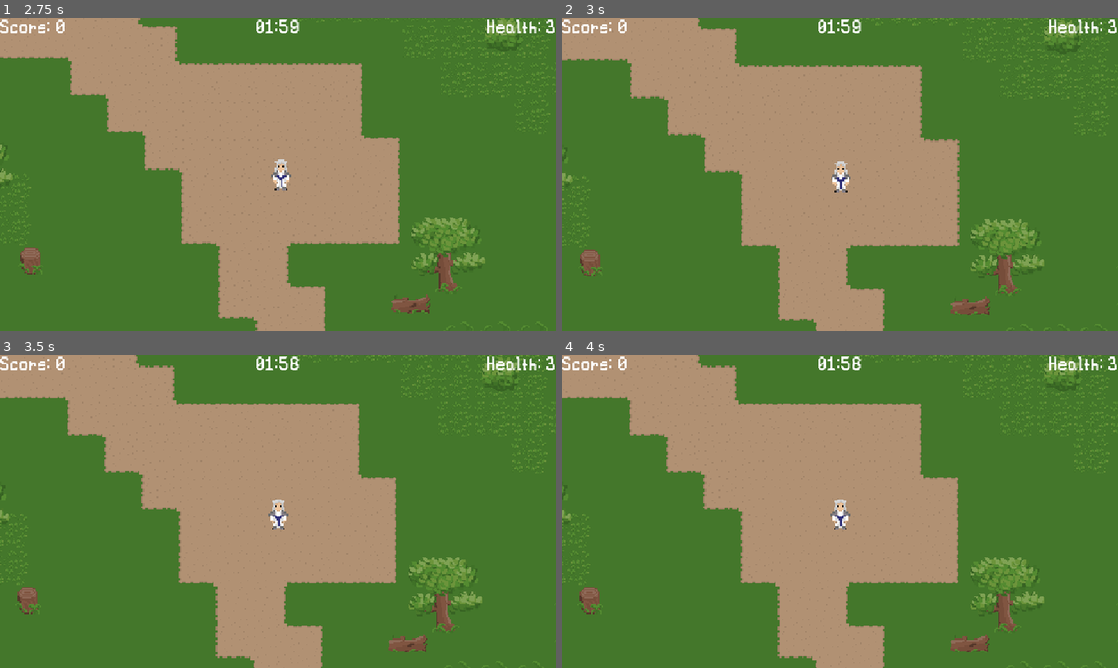
Above: before the commit, frames 1-4 (two rows, left to right).
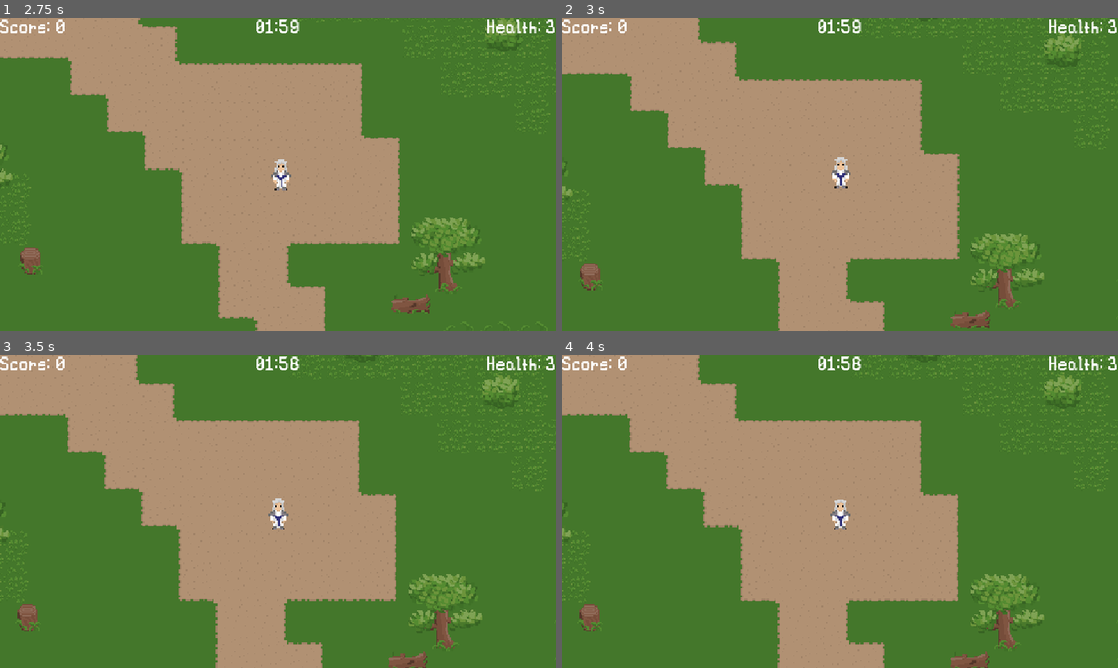
Above: after the commit, the same moments.

Repository: SethDotOrg/smallgame
Game: Godot game, scene res://Scenes/UI/main_menu.tscn
Two runs of this game, one before a commit and one after it. Both use one fixed random seed, a clock stepped at 60 frames per second and the inputs below.
Inputs:
- Up to frame 1 (2.75 s): click "Start Game" at 0.5 s; click "Forest" at 1.25 s; click "Sword" at 2 s
- Up to frame 2 (3 s): tap Enter at 2.75 s; hold Up (attack_up) from 2.78 s (still down); hold Space (secondary_attack) from 2.78 s (still down)
- Up to frame 3 (3.5 s): keep holding Up (attack_up); keep holding Space (secondary_attack)
- Up to frame 4 (4 s): keep holding Up (attack_up); release Space (secondary_attack) at 3.53 s; tap Space (secondary_attack) at 3.6 s

Frame 1 is identical in both runs. In frame 2, 8.9% of the frame differs, in the area x 0-100%, y 0-100%; in frame 3, 10%; in frame 4, 10%.

Commit message:
add movement change on attacks

Diff:
--- a/Scenes/Weapons/Sword.tscn
+++ b/Scenes/Weapons/Sword.tscn
@@ -337,6 +337,8 @@
 weapon_collision_shape_1 = NodePath("PivotPoint/Sword/Area2D/CollisionShape2D")
 weapon_spd_s_atk_1 = 1.5
 weapon_spd_s_atk_2 = 2.0
+attack_position_change_amount_primary = 7.0
+attack_position_change_amount_secondary = 15.0
 
 [node name="AnimationPlayerWeapon" type="AnimationPlayer" parent="."]
 libraries = {
--- a/Scripts/Weapons/BaseWeapon.gd
+++ b/Scripts/Weapons/BaseWeapon.gd
@@ -13,6 +13,8 @@
 @export var knockback_duration: float = 2
 @export var weapon_spd_s_atk_1: float = 1
 @export var weapon_spd_s_atk_2: float = 1
+@export var attack_position_change_amount_primary: float = 0
+@export var attack_position_change_amount_secondary: float = 0
 
 @onready var animation_player_weapon = $AnimationPlayerWeapon
 @onready var pivot_point = $PivotPoint
@@ -28,6 +30,7 @@
 		GlobalVariables.player_attacking = true
 		GlobalVariables.last_attack_direction = Vector2.RIGHT
 		pivot_point.rotation = deg_to_rad(90)
+		get_parent().apply_position_change_right(attack_position_change_amount_primary)
 		animation_player_weapon.play("Attack1")
 		await animation_player_weapon.animation_finished
 		GlobalVariables.player_attacking = false
@@ -36,6 +39,7 @@
 		GlobalVariables.player_attacking = true
 		GlobalVariables.last_attack_direction = Vector2.LEFT
 		pivot_point.rotation = deg_to_rad(270)
+		get_parent().apply_position_change_left(attack_position_change_amount_primary)
 		animation_player_weapon.play("Attack1")
 		await animation_player_weapon.animation_finished
 		GlobalVariables.player_attacking = false
@@ -44,6 +48,7 @@
 		GlobalVariables.player_attacking = true
 		GlobalVariables.last_attack_direction = Vector2.DOWN
 		pivot_point.rotation = deg_to_rad(180)
+		get_parent().apply_position_change_down(attack_position_change_amount_primary)
 		animation_player_weapon.play("Attack1")
 		await animation_player_weapon.animation_finished
 		GlobalVariables.player_attacking = false
@@ -52,6 +57,7 @@
 		GlobalVariables.player_attacking = true
 		GlobalVariables.last_attack_direction = Vector2.UP
 		pivot_point.rotation = deg_to_rad(0)
+		get_parent().apply_position_change_up(attack_position_change_amount_primary)
 		animation_player_weapon.play("Attack1")
 		await animation_player_weapon.animation_finished
 		GlobalVariables.player_attacking = false
@@ -62,6 +68,7 @@
 		GlobalVariables.player_attacking = true
 		GlobalVariables.last_attack_direction = Vector2.RIGHT
 		pivot_point.rotation = deg_to_rad(90)
+		get_parent().apply_position_change_right(attack_position_change_amount_secondary)
 		animation_player_weapon.play("Attack2")
 		await animation_player_weapon.animation_finished
 		GlobalVariables.player_attacking = false
@@ -70,6 +77,7 @@
 		GlobalVariables.player_attacking = true
 		GlobalVariables.last_attack_direction = Vector2.LEFT
 		pivot_point.rotation = deg_to_rad(270)
+		get_parent().apply_position_change_left(attack_position_change_amount_secondary)
 		animation_player_weapon.play("Attack2")
 		await animation_player_weapon.animation_finished
 		GlobalVariables.player_attacking = false
@@ -78,6 +86,7 @@
 		GlobalVariables.player_attacking = true
 		GlobalVariables.last_attack_direction = Vector2.DOWN
 		pivot_point.rotation = deg_to_rad(180)
+		get_parent().apply_position_change_down(attack_position_change_amount_secondary)
 		animation_player_weapon.play("Attack2")
 		await animation_player_weapon.animation_finished
 		GlobalVariables.player_attacking = false
@@ -86,6 +95,7 @@
 		GlobalVariables.player_attacking = true
 		GlobalVariables.last_attack_direction = Vector2.UP
 		pivot_point.rotation = deg_to_rad(0)
+		get_parent().apply_position_change_up(attack_position_change_amount_secondary)
 		animation_player_weapon.play("Attack2")
 		await animation_player_weapon.animation_finished
 		GlobalVariables.player_attacking = false
--- a/Scripts/Weapons/weapon_manager.gd
+++ b/Scripts/Weapons/weapon_manager.gd
@@ -18,3 +18,12 @@
 
 func set_player_speed(player_speed: int):
 	get_parent().set_speed(player_speed)
+
+func apply_position_change_up(amount:float):
+	get_parent().apply_position_change_up(amount)
+func apply_position_change_down(amount:float):
+	get_parent().apply_position_change_down(amount)
+func apply_position_change_left(amount:float):
+	get_parent().apply_position_change_left(amount)
+func apply_position_change_right(amount:float):
+	get_parent().apply_position_change_right(amount)
--- a/Scripts/player.gd
+++ b/Scripts/player.gd
@@ -92,3 +92,12 @@
 
 func set_speed(player_speed: int):
 	speed = player_speed
+
+func apply_position_change_up(amount:float):
+	position.y = position.y - amount
+func apply_position_change_down(amount:float):
+	position.y = position.y + amount
+func apply_position_change_left(amount:float):
+	position.x = position.x - amount
+func apply_position_change_right(amount:float):
+	position.x = position.x + amount
